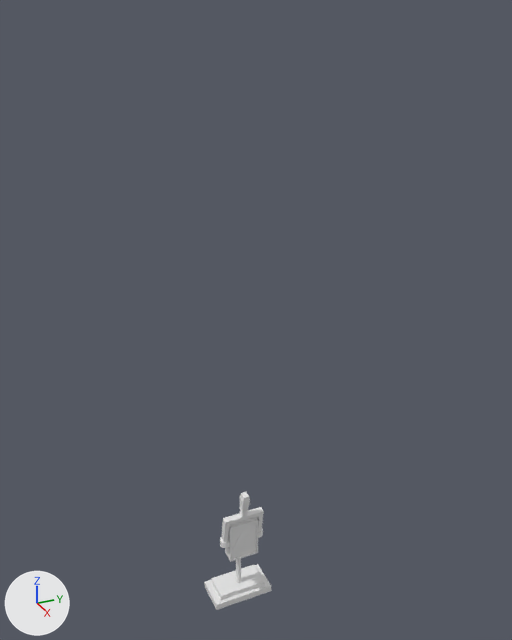
Two versions of the FBX model UnrealProj/ForceOfNature/Content/Characters/Models/electrical-Switch_on_model.fbx, one commit apart.
The view is the same before and after, from a 50 mm lens placed at (0.586, -0.241, 0.64), pointed at (0.023, 0.012, 0.358). Every picture has the same lights, and +X, +Y and +Z are marked at lower left.
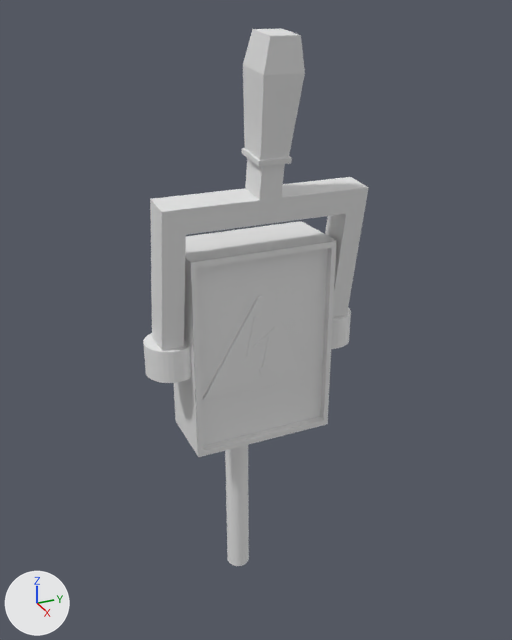
Boxes [x1, y1, x2, y2] around the edits, measured in the pictures (512 x 640 px; the box of a moved part takes in the faces that stretch with it):
'Cube.007', reshaped, moved, rescaled (234% wider, 352% taller): before [204, 492, 271, 610]; after [143, 29, 369, 566]
part 1 of me_cube_008, moved or reshaped: before [229, 517, 258, 528]; after [185, 230, 336, 262]
part 2 of me_cube_008, moved or reshaped: before [236, 559, 241, 583]; after [225, 445, 249, 566]
part 3 of me_cube_008, moved or reshaped: before [225, 520, 258, 562]; after [174, 221, 337, 457]
part 4 of me_cube_008, moved or reshaped: before [221, 492, 264, 542]; after [150, 29, 369, 351]
part 5 of me_cube_008, moved or reshaped: before [258, 528, 263, 538]; after [331, 307, 351, 349]
part 6 of me_cube_008, moved or reshaped: before [220, 538, 229, 548]; after [143, 333, 191, 383]
part 7 of me_cube_008, moved or reshaped: before [232, 531, 254, 550]; after [203, 296, 314, 399]
part 8 of me_cube_008, moved or reshaped: before [240, 536, 246, 545]; after [246, 316, 275, 377]
part 9 of me_cube_008, deleted: before [204, 564, 271, 610]
part 10 of me_cube_008, moved or reshaped: before [227, 528, 230, 560]; after [183, 260, 198, 456]

The change in detail:
me_cube_008 is used by ob_cube_007; location (0.0, 0.0, 0.0); rotation (0.0, 0.0, 1.571), in degrees (0, 0, 90); scale (0.00658, 0.00658, 0.00658).
me_cube_008 had 468 vertices, 324 faces and spanned x -5.3..5.2, y -4.0..3.2, z 0.0..23.7.
me_cube_008 now has 452 vertices, 310 faces and spans x -3.9..3.8, y -4.0..0.5, z 0.0..21.6.
me_cube_008 part 1: the loose piece of 33 vertices spanning x -2.5..2.6, y -2.7..-1.4, z 17.1 is moved by (0.0, 0.0, -2.0).
me_cube_008 part 2: the loose piece of 64 vertices spanning x -0.5..0.5, y -0.5..0.4, z 2.0..16.2 is moved by (0.0, 0.0, -2.0).
me_cube_008 part 3: the loose piece of 16 vertices spanning x -2.6..2.6, y -2.8..-0.3, z 9.9..17.1 is moved by (0.0, 0.0, -2.0).
me_cube_008 part 4: the loose piece of 60 vertices spanning x -3.5..3.4, y -4.0..-1.2, z 13.9..23.7 is moved by (0.0, 0.0, -2.0).
me_cube_008 part 5: the loose piece of 64 vertices spanning x 2.1..3.9, y -2.5..-0.8, z 12.9..14.0 is moved by (0.0, 0.0, -2.0).
me_cube_008 part 6: the loose piece of 64 vertices spanning x -3.9..-2.1, y -2.5..-0.8, z 12.9..14.0 is moved by (0.0, 0.0, -2.0).
me_cube_008 part 7: the loose piece of 16 vertices spanning x -2.2..2.0, y -2.6..-2.4, z 12.0..15.4 is moved by (0.0, 0.0, -2.0).
me_cube_008 part 8: the loose piece of 36 vertices spanning x -0.6..0.4, y -2.6..-2.5, z 12.4..14.8 is moved by (0.0, 0.0, -2.0).
me_cube_008 part 9: the loose piece of 16 vertices spanning x -5.3..5.2, y -2.7..3.2, z 0.0..2.1 is deleted.
Part 10, on me_cube_008:
60 vertices are removed from x -2.6..2.6, y -2.7..-1.4, z 9.9..17.0.
44 faces are deleted.
6 vertices move within x -2.6..2.6, y -2.7..-1.4, z 11.4.
6 new vertices lie (0.0, 0.0, 0.8) away from vertices in x -2.6..2.6, y -2.7..-1.4, z 11.4.
6 new vertices lie (0.0, 0.0, 0.7) away from vertices in x -2.6..2.6, y -2.7..-1.4, z 12.2.
6 new vertices lie (0.0, 0.0, 0.7) away from vertices in x -2.6..2.6, y -2.7..-1.4, z 12.9.
6 new vertices lie (0.0, 0.0, 0.7) away from vertices in x -2.6..2.6, y -2.7..-1.4, z 13.6.
6 new vertices lie (0.0, 0.0, 0.7) away from vertices in x -2.6..2.6, y -2.7..-1.4, z 14.3.
6 new vertices lie (0.0, 0.0, -0.7) away from vertices in x -2.6..2.6, y -2.7..-1.4, z 11.4.
6 new vertices lie (0.0, 0.0, -0.7) away from vertices in x -2.6..2.6, y -2.7..-1.4, z 10.7.
6 new vertices lie (0.0, 0.0, -0.7) away from vertices in x -2.6..2.6, y -2.7..-1.4, z 10.0.
6 new vertices lie (0.0, 0.0, -0.7) away from vertices in x -2.6..2.6, y -2.7..-1.4, z 9.3.
6 new vertices lie (0.0, 0.0, -0.7) away from vertices in x -2.6..2.6, y -2.7..-1.4, z 8.6.
22 new faces join them, mat_blue_medium (white #e7e7e7).
22 new faces join them, mat_red_medium_006 (white #e7e7e7).
me_cube_008 no longer uses material mat_material_001 (white #e7e7e7).
Object 'Cube.007' (ob_cube_007) moves from (0.0, 0.0, 0.0) to (0.0, 0.0, 0.048).
Object 'Cube.007' (ob_cube_007) is rescaled from (0.00658, 0.00658, 0.00658) to (0.0263, 0.0263, 0.0263).
